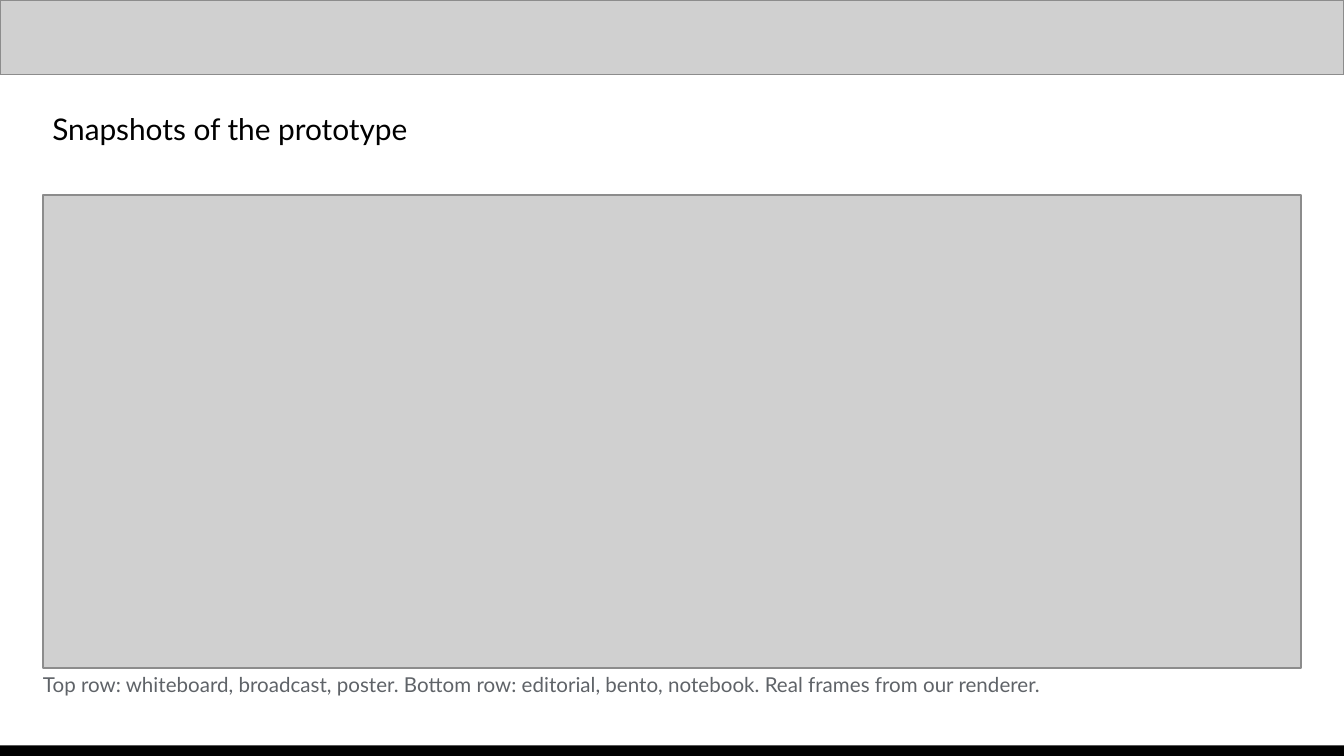
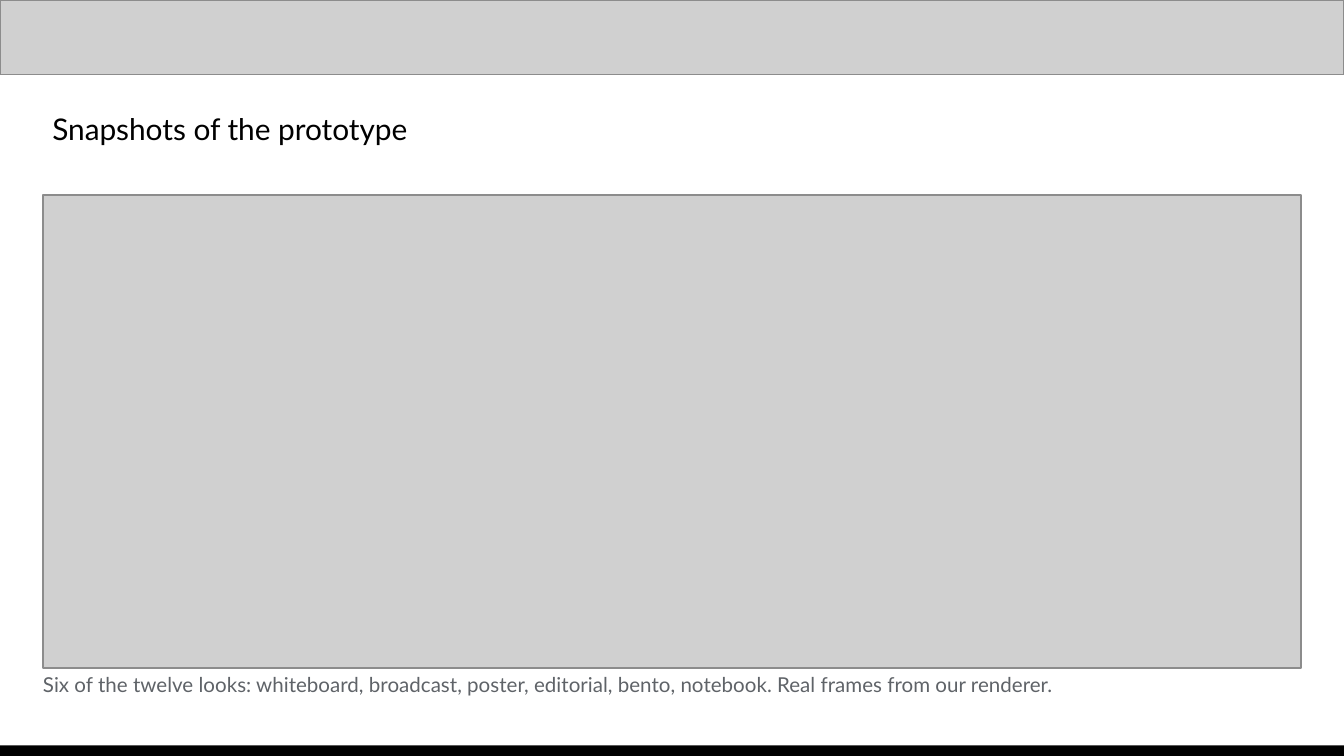
Before and after one commit to saitej123/Gemini-Multimodal-Studio, a slide deck: slide 11 of Template/Out/Multimodal Studio - AI Builder Cup.pptx. Drawn at 1344x756 pixels with LibreOffice and Linux fonts; fonts in the diff are those of the drawing; grey boxes stand for pictures. Boxes give left, top, right and bottom in pixels: in the first picture for what was removed or moved away, otherwise in the second. Text is boxed around its words. In the diff, an @@ line names an element or a change of style, - is before the commit and + after.

```diff
--- a/Template/Out/Multimodal Studio - AI Builder Cup.pptx
+++ b/Template/Out/Multimodal Studio - AI Builder Cup.pptx
@@ text at (x1=43, y1=677, x2=1052, y2=696): text changed @@
-Top row: whiteboard, broadcast, poster. Bottom row: editorial, bento, notebook. Real frames from our renderer.
+Six of the twelve looks: whiteboard, broadcast, poster, editorial, bento, notebook. Real frames from our renderer.
```
Also in this commit, not shown: 6 other slides changed, 1 slide added, 24 other files.
